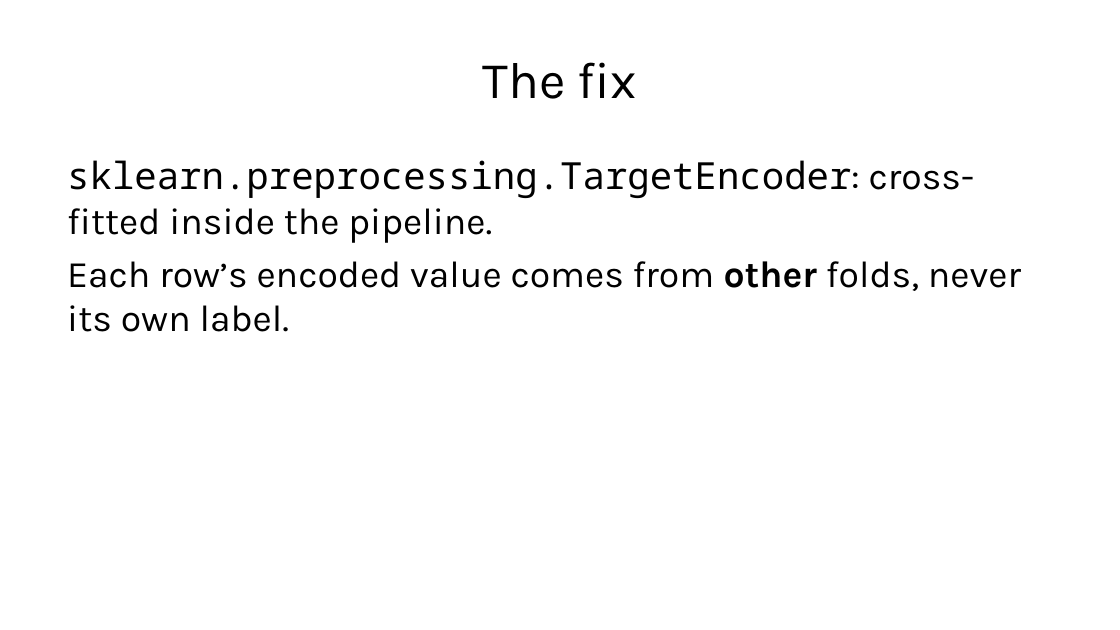
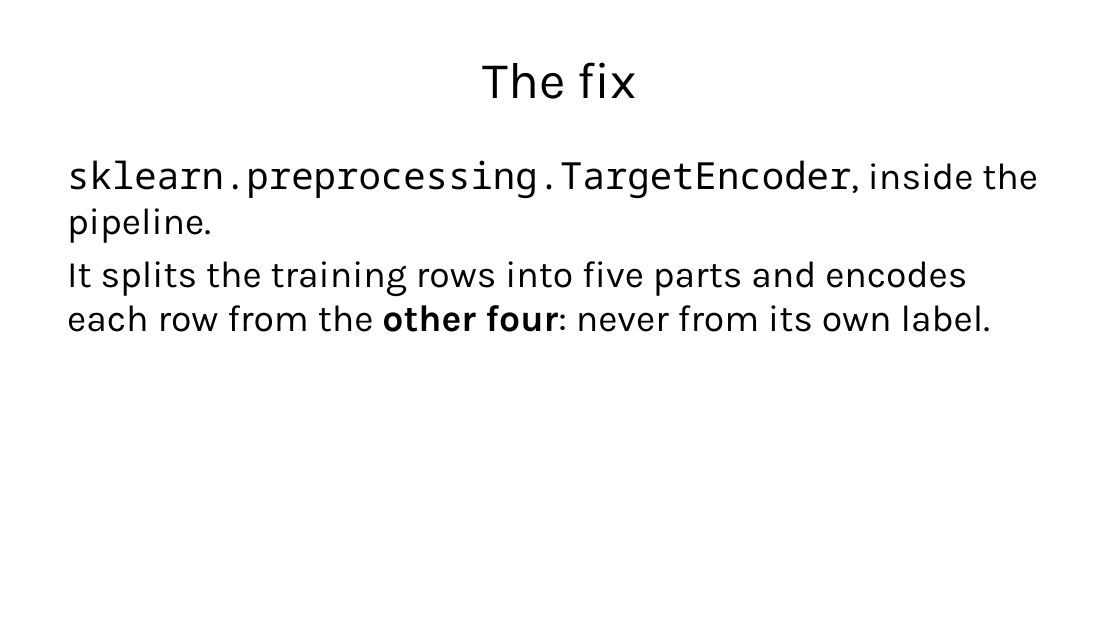
Before and after one commit to fabioantonini/technologies-for-artificial-intelligence, a slide deck: slide 51 of Lessons/02_data_exploration_and_preparation/Slides/data_exploration_and_preparation_slides.pptx. Drawn at 1120x630 pixels with LibreOffice and Linux fonts; fonts in the diff are those of the drawing; background and template pictures are left out. Boxes give left, top, right and bottom in pixels: in the first picture for what was removed or moved away, otherwise in the second. Text is boxed around its words. In the diff, an @@ line names an element or a change of style, - is before the commit and + after.

```diff
--- a/Lessons/02_data_exploration_and_preparation/Slides/data_exploration_and_preparation_slides.pptx
+++ b/Lessons/02_data_exploration_and_preparation/Slides/data_exploration_and_preparation_slides.pptx
@@ text at (67,160,1038,332): text changed @@
-sklearn.preprocessing.TargetEncoder: cross-fitted inside the pipeline.
-Each row’s encoded value comes from other folds, never its own label.
+sklearn.preprocessing.TargetEncoder, inside the pipeline.
+It splits the training rows into five parts and encodes each row from the other four: never from its own label.
```
Also in this commit, not shown: 8 other slides changed, 6 other files.
